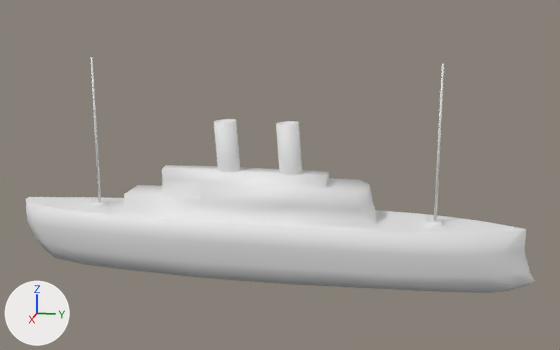
One commit to the Blender file assets/opening/backdrops/a_lincoln.blend: the scene before it, then after it.
Both versions are drawn from a 50 mm lens placed at (120.6, 28.4, 44.5), pointed at (-0.3, 4.2, 14.3). The axes (+X, +Y, +Z) are drawn at lower left. The lights are the same throughout.
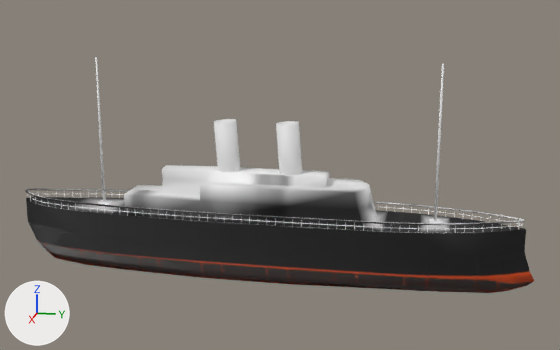
The newer file is also turned or shifted as a whole; pictures and numbers use the older file's frame.

Diff of the bpy script that builds the scene:
```diff
--- a/assets/opening/backdrops/a_lincoln.blend.py
+++ b/assets/opening/backdrops/a_lincoln.blend.py
@@ img_handrail_diffuse_and_alpha_png @@
+img_handrail_diffuse_and_alpha_png = load_image('handrail_diffuse_and_alpha.png', 'texture/handrail_diffuse_and_alpha.png', 256, 256, 'sRGB')
@@ img_side_panels_normal_png @@
+img_side_panels_normal_png = load_image('side_panels_normal.png', 'texture/side_panels_normal.png', 1024, 512, 'sRGB')
@@ mat_lincoln_handrails @@
+mat_lincoln_handrails = bpy.data.materials.new('LINCOLN_handrails')
+# uses the picture img_handrail_diffuse_and_alpha_png
@@ mat_lincoln_side_panels @@
+mat_lincoln_side_panels = bpy.data.materials.new('LINCOLN_side panels')
+# uses the picture img_side_panels_normal_png
@@ me_cube_001 @@
 # used by ob_cube_001; location = (0.0, 0.0, 0.0)
-me_cube_001.from_pydata(...)  # 250 vertices, 244 faces; spans x -6.1..6.1, y -41.0..45.1, z -2.9..14.8
+me_cube_001.from_pydata(...)  # 553 vertices, 553 faces; spans x -6.1..6.1, y -41.0..45.1, z -2.9..14.8
+# me_cube_001 part 1: a new loose piece of 130 vertices spanning x -6.1..6.1, y -41.0..42.9, z 8.9..9.6, in mat_lincoln_side_panels
+# me_cube_001 part 2
+# 14 vertices are removed from x -1.5..1.5, y -41.0..-26.2, z 7.6..8.1
+# 84 faces are deleted
+# 10 vertices move from x -0.7..0.7, y -41.0..-37.0, z -2.2..8.1 to x -0.9..0.8, y -40.8..-36.8, z -2.3..8.0
+# 125 vertices are added at x -6.0..5.9, y -41.0..44.3, z -2.2..9.4
+# 19 new vertices lie (0.0, 0.0, 1.3) away from vertices in x -6.0..5.7, y -32.0..39.5, z 7.6
+# 13 new vertices lie (0.0, 0.0, 1.3) away from vertices in x -5.7..5.9, y -32.0..39.5, z 7.6
+# 8 new vertices lie (0.0, 0.0, 1.4) away from vertices in x -2.8..2.7, y -40.6..-36.4, z 7.6..8.0
+# 5 new vertices lie (0.0, 0.0, -1.3) away from vertices in x -5.2..4.2, y -32.0..39.5, z 8.9
+# 6 new vertices lie (0.0, 0.0, 1.3) away from vertices in x -4.3..5.2, y 27.0..42.6, z 7.6
+# 6 new vertices lie (0.0, 0.0, 1.3) away from vertices in x -0.3..0.3, y -40.8..42.8, z 7.6..8.1
+# 5 new vertices lie (0.0, 0.0, 1.4) away from vertices in x -0.7..0.7, y -40.9..-40.6, z 8.0..8.1
+# 198 new faces join them, mat_lincoln_side_panels
+# 65 new faces join them, mat_lincoln_handrails
+# me_cube_001 part 3: 86 kept faces spanning x -6.1..6.1, y -39.3..45.1, z -2.9..7.7 get new texture (UV) coordinates
+# me_cube_001 part 4: 160 faces spanning x -6.1..6.1, y -39.3..45.1, z -2.9..14.8 switch from no material to mat_lincoln_side_panels
+me_cube_001.materials.append(mat_lincoln_handrails)
@@ ob_cylinder_001 @@
 ob_cylinder_001 = bpy.data.objects.new('Cylinder.001', me_cylinder_001)
-ob_cylinder_001.location = (0.0, -27.4, 8.1)
+ob_cylinder_001.location = (0.0, -26.6, 8.1)
```

Where the change shows, as pixel boxes (x1, y1, x2, y2) in the pictures (560 x 350 px):
'Cube.001', reshaped
    before: (26, 165, 534, 293)
    after: (25, 165, 534, 293)
'Cylinder.001', moved
    before: (91, 57, 101, 202)
    after: (95, 57, 106, 202)
part 1 of me_cube_001, added
    after: (25, 189, 524, 225)
part 2 of me_cube_001, built on
    before: (26, 197, 534, 291)
    after: (26, 190, 534, 291)
part 3 of me_cube_001, surface changed (white to black)
    both: (33, 203, 534, 293)
part 4 of me_cube_001, recoloured (white to grey)
    both: (36, 165, 526, 233)
